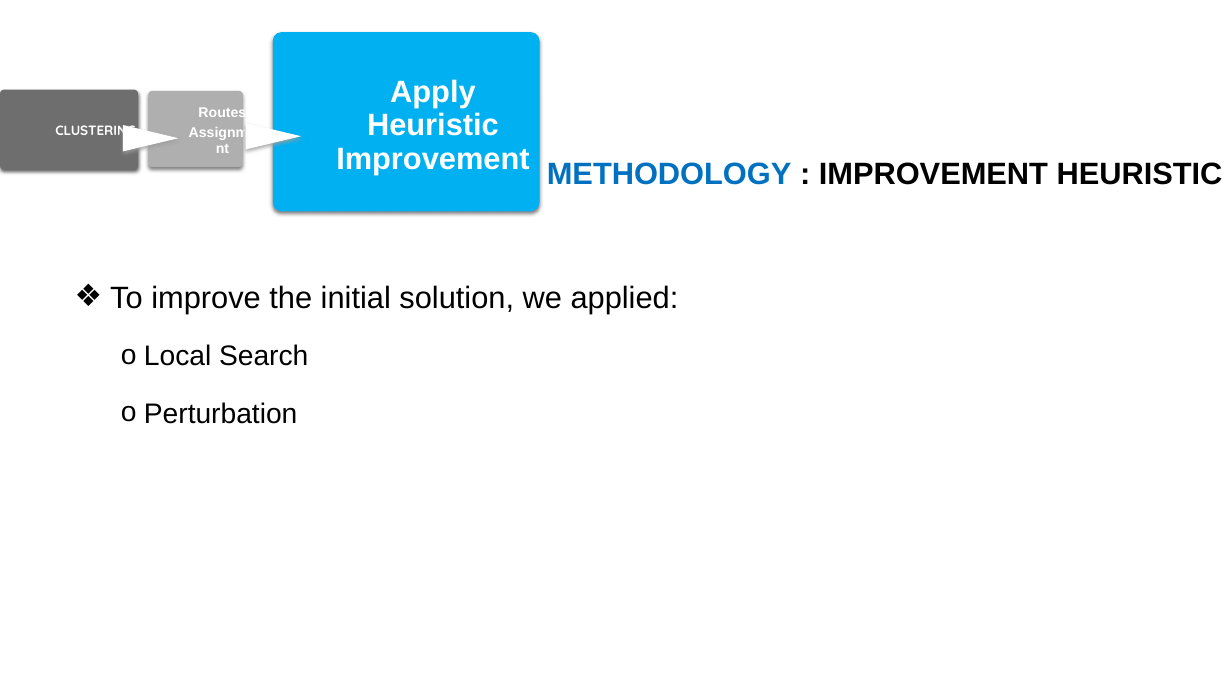
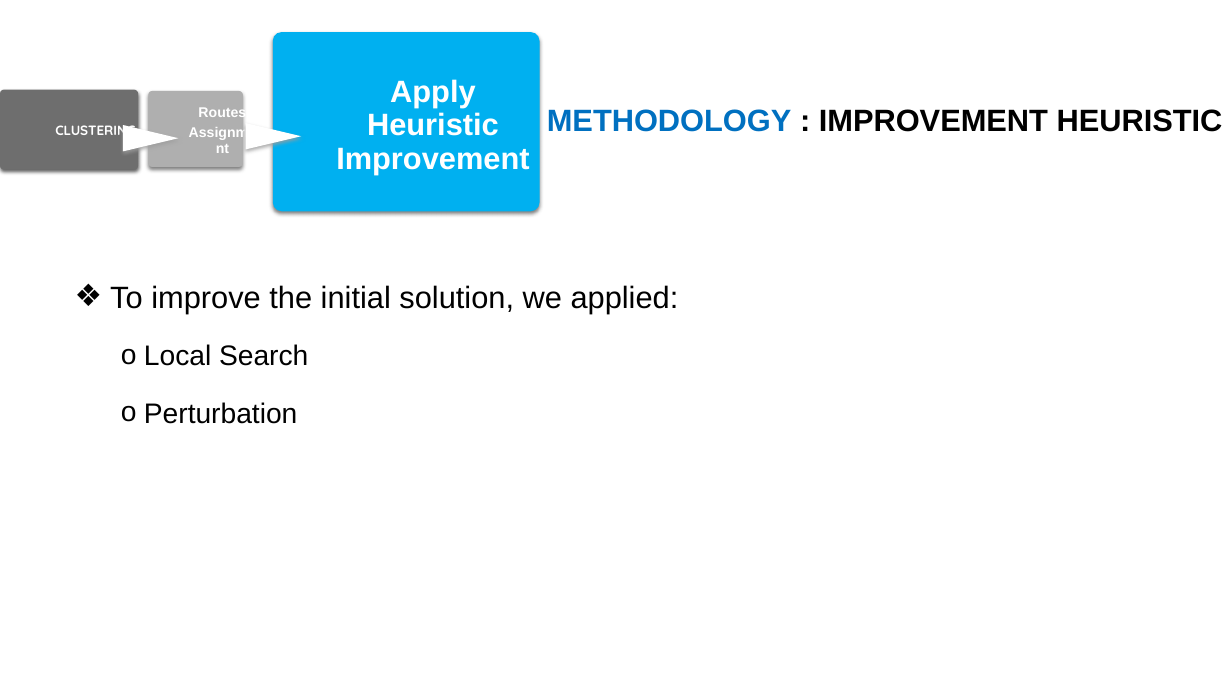
Before and after one commit to nayan082/Thesis-report-slide, a slide deck: slide 17 of 1507082.pptx (slide 16 before the commit). Drawn at 1232x693 pixels with LibreOffice and Linux fonts; fonts in the diff are those of the drawing; background and template pictures are left out. Boxes give left, top, right and bottom in pixels: in the first picture for what was removed or moved away, otherwise in the second. Text is boxed around its words. In the diff, an @@ line names an element or a change of style, - is before the commit and + after.

```diff
--- a/1507082.pptx
+++ b/1507082.pptx
@@ title "METHODOLOGY : IMPROVEMENT HEURISTIC" moved from (x1=547, y1=162, x2=1223, y2=185) to (x1=547, y1=109, x2=1223, y2=132) @@
```
Also in this commit, not shown: 15 other slides changed, 1 slide added, 2 other files.
